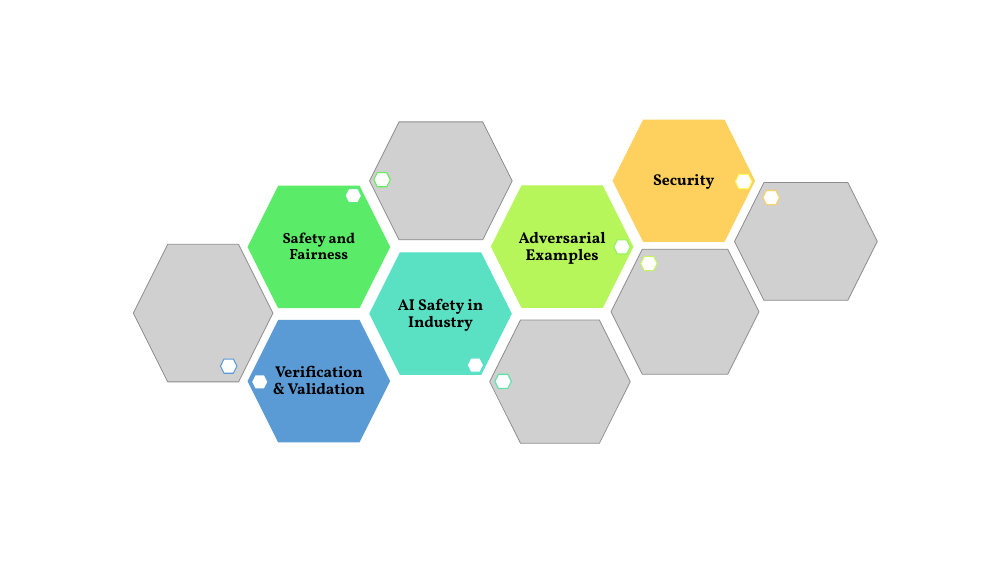
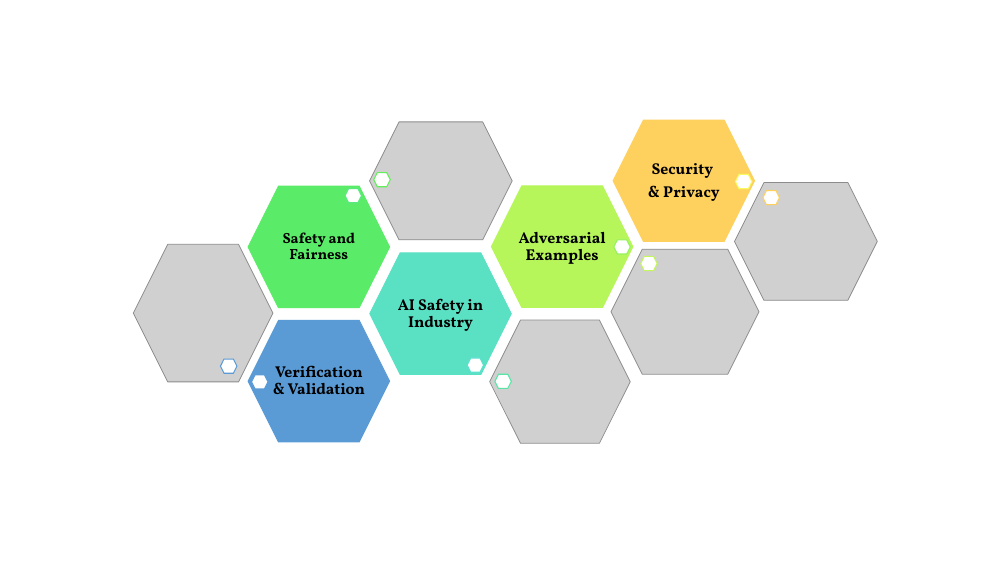
Before and after one commit to dsadigh/cs521, a slide deck: slide 1 of images/frontfig-cs333.pptx. Drawn at 1008x567 pixels with LibreOffice and Linux fonts; fonts in the diff are those of the drawing; grey boxes stand for pictures; background and template pictures are left out. Boxes give left, top, right and bottom in pixels: in the first picture for what was removed or moved away, otherwise in the second. Text is boxed around its words. In the diff, an @@ line names an element or a change of style, - is before the commit and + after.

```diff
--- a/images/frontfig-cs333.pptx
+++ b/images/frontfig-cs333.pptx
@@ text in freeform shape at bbox=[663, 186, 719, 201]: paragraph added @@
+& Privacy
```
Also in this commit, not shown: 1 other file.
